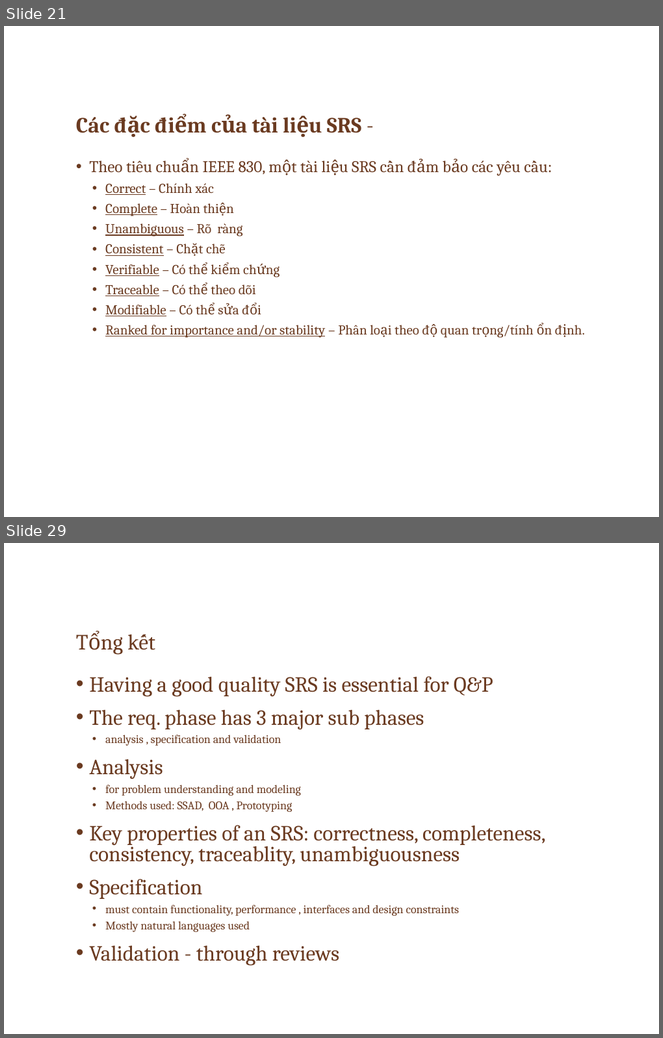
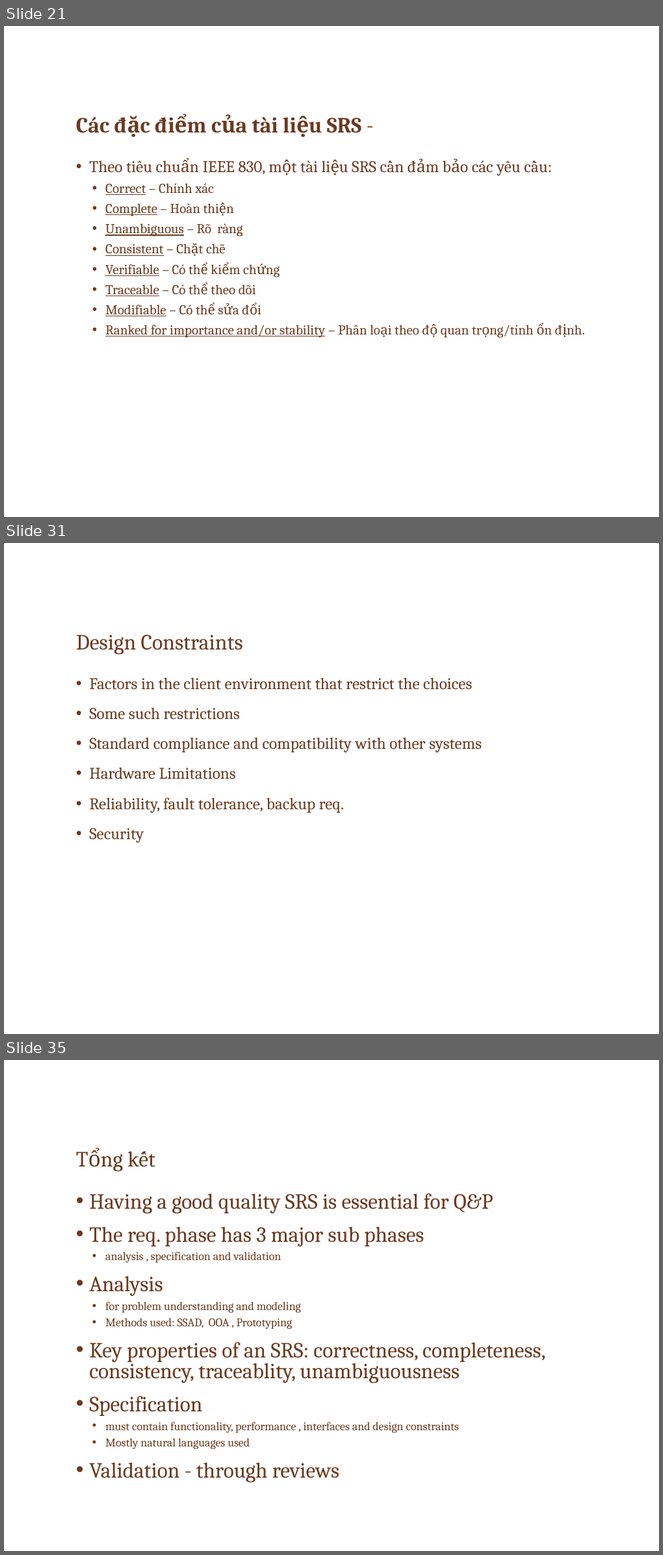
Before and after one commit to ChrisJamison/seminar_cnpm, a slide deck: Seminar/Software Requirement.pptx. Shown one above the other, each under a label of ours: slides 21 and 29 before the commit, slides 21, 31 and 35 after it; the slides between them are not shown. The pictures are 663x1038 and 663x1555 pixels, drawn with LibreOffice and Linux fonts; fonts in the diff are those of the drawing; background and template pictures are left out. Boxes give left, top, right and bottom in pixels: in the first picture for what was removed or moved away, otherwise in the second. Text is boxed around its words. In the diff, an @@ line names an element or a change of style, - is before the commit and + after.

```diff
--- a/Seminar/Software Requirement.pptx
+++ b/Seminar/Software Requirement.pptx
@@ slide 31 added at (4,543,659,1034), background picture (left out) @@
@@ title added at (76,635,243,655), 24 pt, text #6A3A20 @@
+Design Constraints
@@ text added at (89,678,482,843), 18 pt, text #6A3A20 @@
+• Factors in the client environment that restrict the choices
+• Some such restrictions
+• Standard compliance and compatibility with other systems
+• Hardware Limitations
+• Reliability, fault tolerance, backup req.
+• Security
@@ what was slide 29 is now slide 35 @@
```
Also in this commit, not shown: 5 slides changed, 7 other slides added, 2 slides removed.
